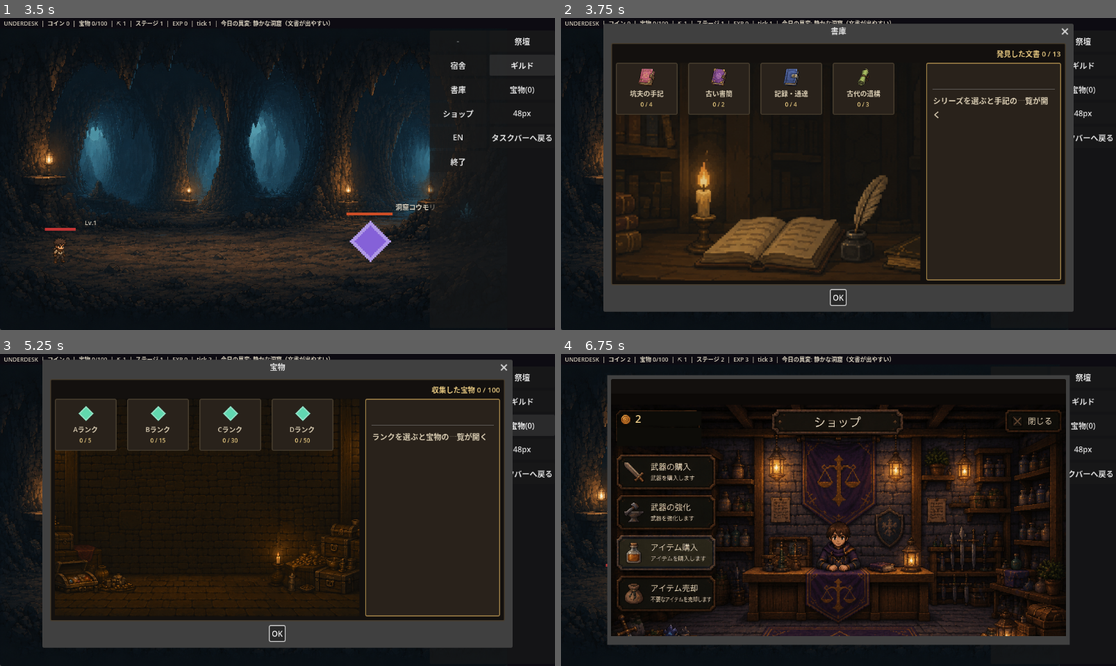
Above: before the commit, frames 1-4 (two rows, left to right).
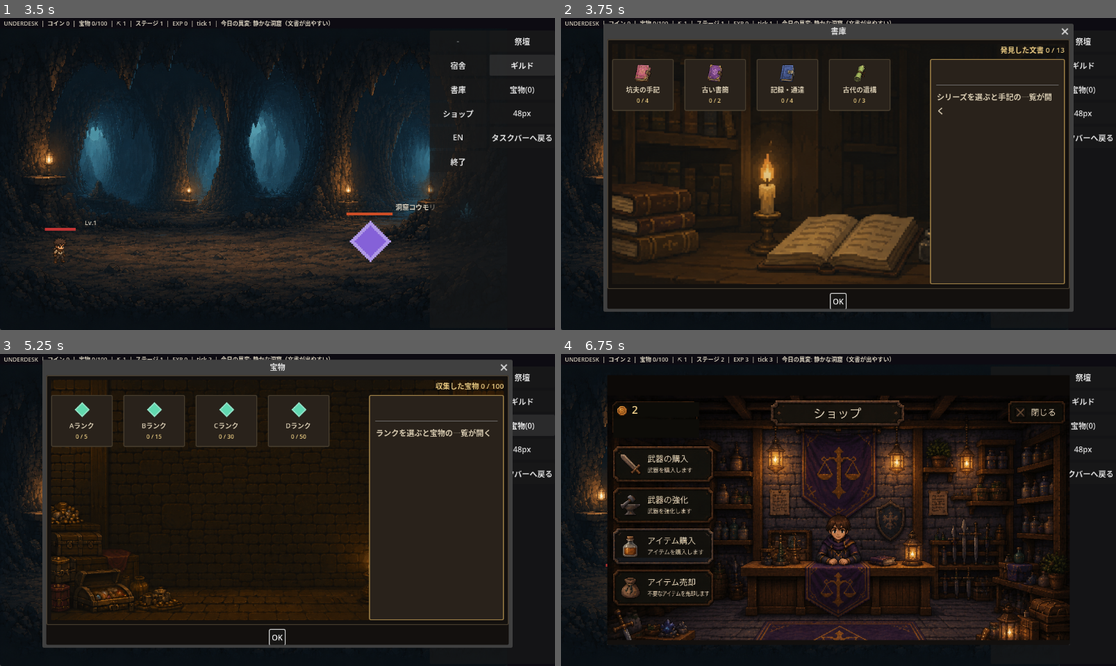
Above: after the commit, the same moments.

Repository: jinsei0604/UnderDesk
Game: Godot game, scene res://src/ui/main.tscn
The game is run twice, just before and just after one commit, with the same random seed, the same clock (stepped at 60 frames per second) and the same inputs.
Inputs (mouse positions are in pixels of both pictures, inside the frame that each line leads up to):
- Up to frame 1 (3.5 s): tap Enter at 0.5 s; drag from (111, 33) to (133, 27) at 0.52 s; click "祭壇" at 1.25 s; click "宿舎" at 2 s; click "ギルド" at 2.75 s
- Up to frame 2 (3.75 s): click "書庫" at 3.5 s
- Up to frame 3 (5.25 s): click "OK" at 4.25 s; click "宝物(0)" at 5 s
- Up to frame 4 (6.75 s): click "OK" at 5.75 s; click "ショップ" at 6.5 s

Frame 1 is identical in both runs. In frame 2, 22% of the frame differs, in the area x 8-92%, y 7-94%; in frame 3, 16%; in frame 4, 21%.

Commit message:
Fill the whole shop dialog with its art and fix the buy-item button tint
Two issues, both verified fixed against live PrintWindow captures this
time (not assumed):

1. Gray behind the art. The background TextureRect lived inside the card
   body, so the header strip, margins, and — chiefly — AcceptDialog's own
   64,64,64 theme panel showed as a gray border around the illustration.
   Moved the background to a full-rect child of root (behind the column)
   so it covers the entire dialog, and overrode AcceptDialog's panel to a
   dark flat box so its margin no longer reads as leftover gray UI.
   Hotspots move to a matching full-rect layer on top; because their rects
   are normalized to the texture and re-projected through the cover-crop
   each layout, they still track the painted signs under the new crop with
   no re-tuning (confirmed: guild's counter sign still lands correctly).

2. Buy-item button still tinted. The earlier recolor brightened the
   panel instead of matching it. Redone from the clean pre-recolor image:
   the cool blue-gray panel fill is mapped to the same dark warm tone as
   the other three buttons, protecting the potion icon, text, and wood
   frame. Down to 3 stray gray pixels dialog-wide, all inside icons.

Diff:
--- a/src/ui/card_dialog.gd
+++ b/src/ui/card_dialog.gd
@@ -44,6 +44,7 @@
 var _action_requires_selection: bool = true
 var _detail_panel: Control
 var _root_panel: PanelContainer
+var _hotspot_layer: Control
 ## Invisible click targets over a set_background() illustration (e.g. the
 ## guild's painted "アイテム交換" / "交換カウンター" signs), each a Rect2
 ## normalized to the background texture's own pixel size (0..1 on both
@@ -61,45 +62,25 @@
 
 
 func _build(with_action: bool) -> void:
+	# Kill AcceptDialog's own gray theme panel: it shows through the content
+	# margin around `root` as a gray border, which reads as "leftover UI
+	# behind the art" on a fully illustrated dialog. A dark flat panel
+	# blends into the art's dark edges instead.
+	add_theme_stylebox_override("panel", _flat(COLOR_CABINET, COLOR_CABINET, 0, 0))
+
 	var root := PanelContainer.new()
 	root.custom_minimum_size = Vector2(920, 500)
 	root.add_theme_stylebox_override("panel", _flat(COLOR_CABINET, COLOR_BORDER_DIM, 2, 10))
 	add_child(root)
 	_root_panel = root
 
-	var column := VBoxContainer.new()
-	column.add_theme_constant_override("separation", 8)
-	root.add_child(column)
-
-	var header := HBoxContainer.new()
-	header.add_theme_constant_override("separation", 10)
-	column.add_child(header)
-
-	_back_button = Button.new()
-	_back_button.custom_minimum_size = Vector2(90, 34)
-	_back_button.add_theme_font_size_override("font_size", 14)
-	_back_button.visible = false
-	_back_button.pressed.connect(func() -> void: back_pressed.emit())
-	header.add_child(_back_button)
-
-	_progress_label = Label.new()
-	_progress_label.add_theme_font_size_override("font_size", 15)
-	_progress_label.add_theme_color_override("font_color", COLOR_TITLE)
-	_progress_label.horizontal_alignment = HORIZONTAL_ALIGNMENT_RIGHT
-	_progress_label.size_flags_horizontal = Control.SIZE_EXPAND_FILL
-	header.add_child(_progress_label)
-
-	var body := HBoxContainer.new()
-	body.add_theme_constant_override("separation", 12)
-	body.size_flags_vertical = Control.SIZE_EXPAND_FILL
-	column.add_child(body)
-
-	var card_area := Control.new()
-	card_area.size_flags_horizontal = Control.SIZE_EXPAND_FILL
-	card_area.size_flags_vertical = Control.SIZE_EXPAND_FILL
-	body.add_child(card_area)
-	_card_area = card_area
-
+	# Background art fills the WHOLE dialog (child 0 of root, behind the
+	# column), not just the card body — otherwise the header strip and
+	# margins above/around the cards show the panel behind the art. Framed
+	# dialogs keep their cabinet border because root's content margin insets
+	# this rect; frameless ones (set_frame_visible false) let it reach the
+	# edges. Hotspots live in a matching full-rect layer on top (child 2) so
+	# their texture-normalized rects map 1:1 onto this same rect.
 	_background_rect = TextureRect.new()
 	_background_rect.set_anchors_preset(Control.PRESET_FULL_RECT)
 	_background_rect.expand_mode = TextureRect.EXPAND_IGNORE_SIZE
@@ -108,7 +89,40 @@
 	_background_rect.visible = false
 	_background_rect.mouse_filter = Control.MOUSE_FILTER_IGNORE
 	_background_rect.resized.connect(_layout_hotspots)
-	card_area.add_child(_background_rect)
+	root.add_child(_background_rect)
+
+	var column := VBoxContainer.new()
+	column.add_theme_constant_override("separation", 8)
+	root.add_child(column)
+
+	var header := HBoxContainer.new()
+	header.add_theme_constant_override("separation", 10)
+	column.add_child(header)
+
+	_back_button = Button.new()
+	_back_button.custom_minimum_size = Vector2(90, 34)
+	_back_button.add_theme_font_size_override("font_size", 14)
+	_back_button.visible = false
+	_back_button.pressed.connect(func() -> void: back_pressed.emit())
+	header.add_child(_back_button)
+
+	_progress_label = Label.new()
+	_progress_label.add_theme_font_size_override("font_size", 15)
+	_progress_label.add_theme_color_override("font_color", COLOR_TITLE)
+	_progress_label.horizontal_alignment = HORIZONTAL_ALIGNMENT_RIGHT
+	_progress_label.size_flags_horizontal = Control.SIZE_EXPAND_FILL
+	header.add_child(_progress_label)
+
+	var body := HBoxContainer.new()
+	body.add_theme_constant_override("separation", 12)
+	body.size_flags_vertical = Control.SIZE_EXPAND_FILL
+	column.add_child(body)
+
+	var card_area := Control.new()
+	card_area.size_flags_horizontal = Control.SIZE_EXPAND_FILL
+	card_area.size_flags_vertical = Control.SIZE_EXPAND_FILL
+	body.add_child(card_area)
+	_card_area = card_area
 
 	_character_rect = TextureRect.new()
 	_character_rect.anchor_left = 0.5
@@ -121,12 +135,6 @@
 	_character_rect.visible = false
 	card_area.add_child(_character_rect)
 
-	# Hotspots sit directly in card_area, siblings of (and added after, so
-	# drawn/hit-tested above) this scroll container. When the grid it holds
-	# is empty — the guild's landing page — an ordinary Control child added
-	# before the scroll would still lose clicks to it: ScrollContainer's
-	# default MOUSE_FILTER_STOP claims the whole card_area regardless of
-	# whether the grid inside has any cards.
 	var scroll := ScrollContainer.new()
 	scroll.set_anchors_preset(Control.PRESET_FULL_RECT)
 	scroll.horizontal_scroll_mode = ScrollContainer.SCROLL_MODE_DISABLED
@@ -183,6 +191,17 @@
 				action_pressed.emit(_selected_id)
 	)
 	detail_box.add_child(_action_button)
+
+	# Hotspot layer: a full-rect Control over everything (last child of
+	# root, same rect as _background_rect), holding the invisible click
+	# targets. mouse_filter PASS so clicks that miss a hotspot button fall
+	# through to the cards below; the buttons themselves STOP. It shares
+	# _background_rect's rect exactly, so texture-normalized hotspot rects
+	# map straight onto the art wherever the cover-crop places it.
+	_hotspot_layer = Control.new()
+	_hotspot_layer.set_anchors_preset(Control.PRESET_FULL_RECT)
+	_hotspot_layer.mouse_filter = Control.MOUSE_FILTER_PASS
+	root.add_child(_hotspot_layer)
 
 
 func set_progress(text: String) -> void:
@@ -275,7 +294,7 @@
 ## add_hotspot — e.g. a live Label masking a baked placeholder number in
 ## the art. Tracked and cleared the same way as button hotspots.
 func add_overlay(rect_norm: Rect2, control: Control) -> void:
-	_card_area.add_child(control)
+	_hotspot_layer.add_child(control)
 	_hotspots.append({"rect": rect_norm, "button": control})
 	_layout_hotspots()
 
Binary file changed: assets/art/dialog_bg_shop.png
